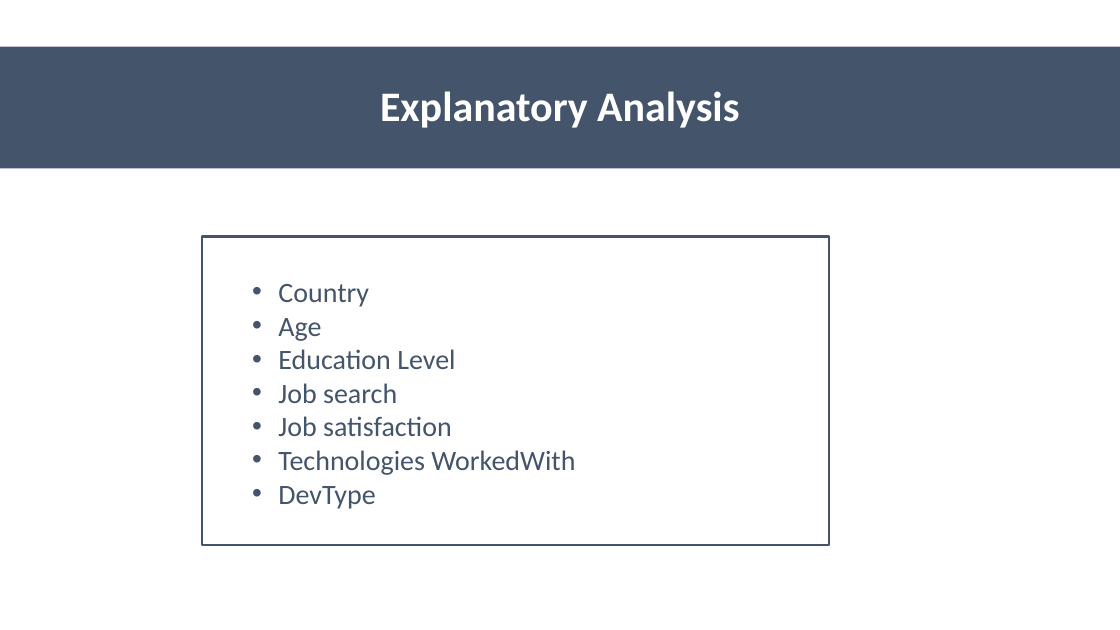
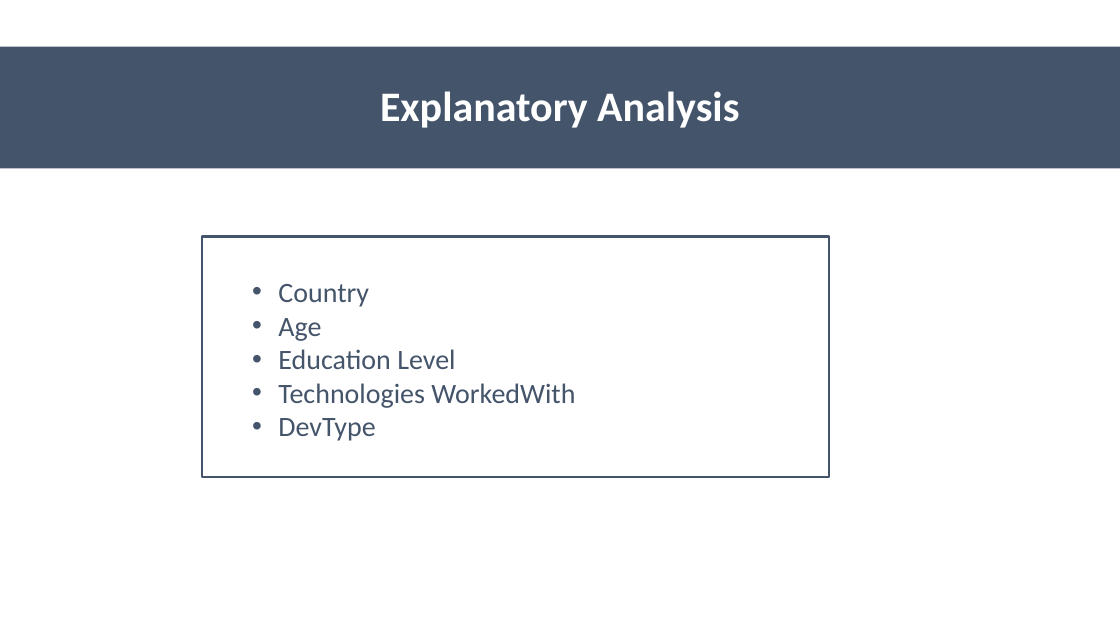
Before and after one commit to erdemsirel/ozu_data_science, a slide deck: slide 4 of DS 555 - Data Science & Strategy/ds555-project/references/Presentation.pptx. Drawn at 1120x630 pixels with LibreOffice and Linux fonts; fonts in the diff are those of the drawing. Boxes give left, top, right and bottom in pixels: in the first picture for what was removed or moved away, otherwise in the second. Text is boxed around its words. In the diff, an @@ line names an element or a change of style, - is before the commit and + after.

```diff
--- a/DS 555 - Data Science & Strategy/ds555-project/references/Presentation.pptx
+++ b/DS 555 - Data Science & Strategy/ds555-project/references/Presentation.pptx
@@ rectangle "Country": place and size @@
-rectangle "Country" at <box>202,237,828,545</box>
+rectangle "Country" at <box>202,237,828,477</box>
@@ text in rectangle at <box>278,383,452,436</box>: paragraphs removed @@
-  • Job search
-  • Job satisfaction
```
Also in this commit, not shown: 14 other slides changed, 7 slides removed, 1 other file.
